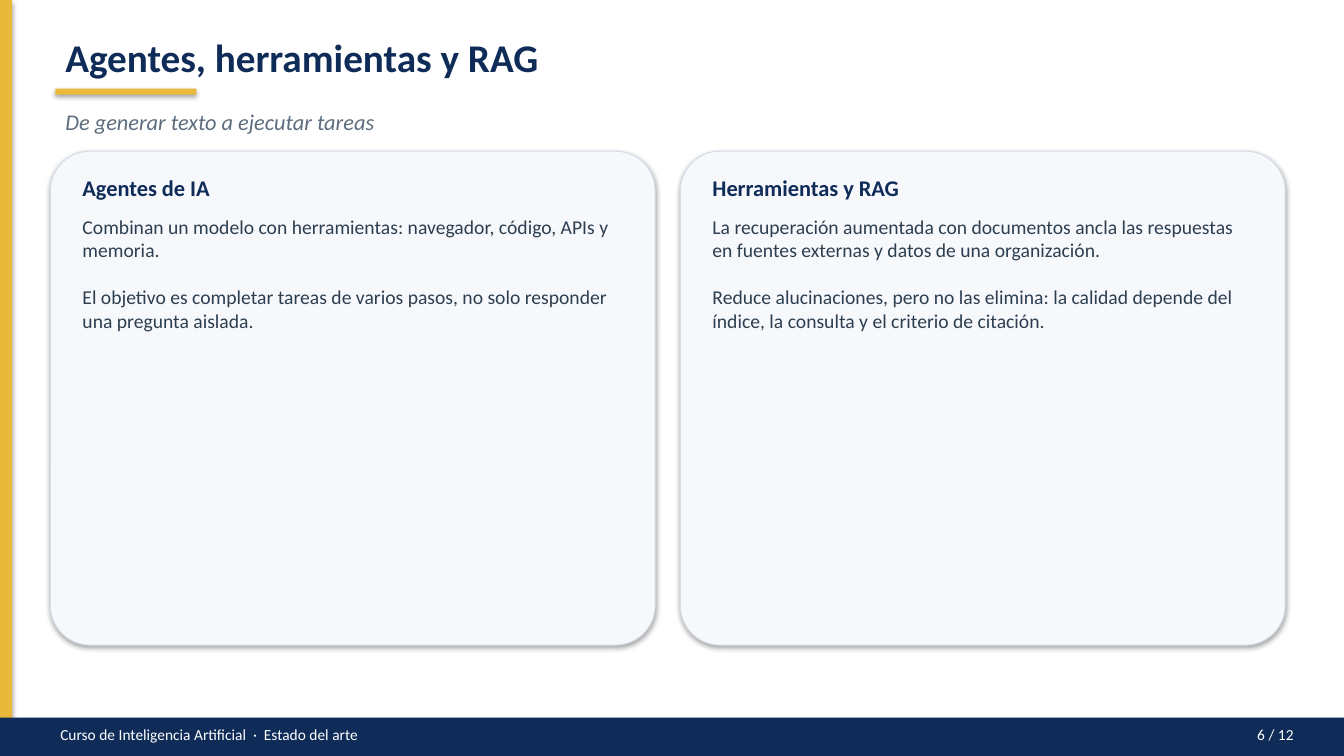
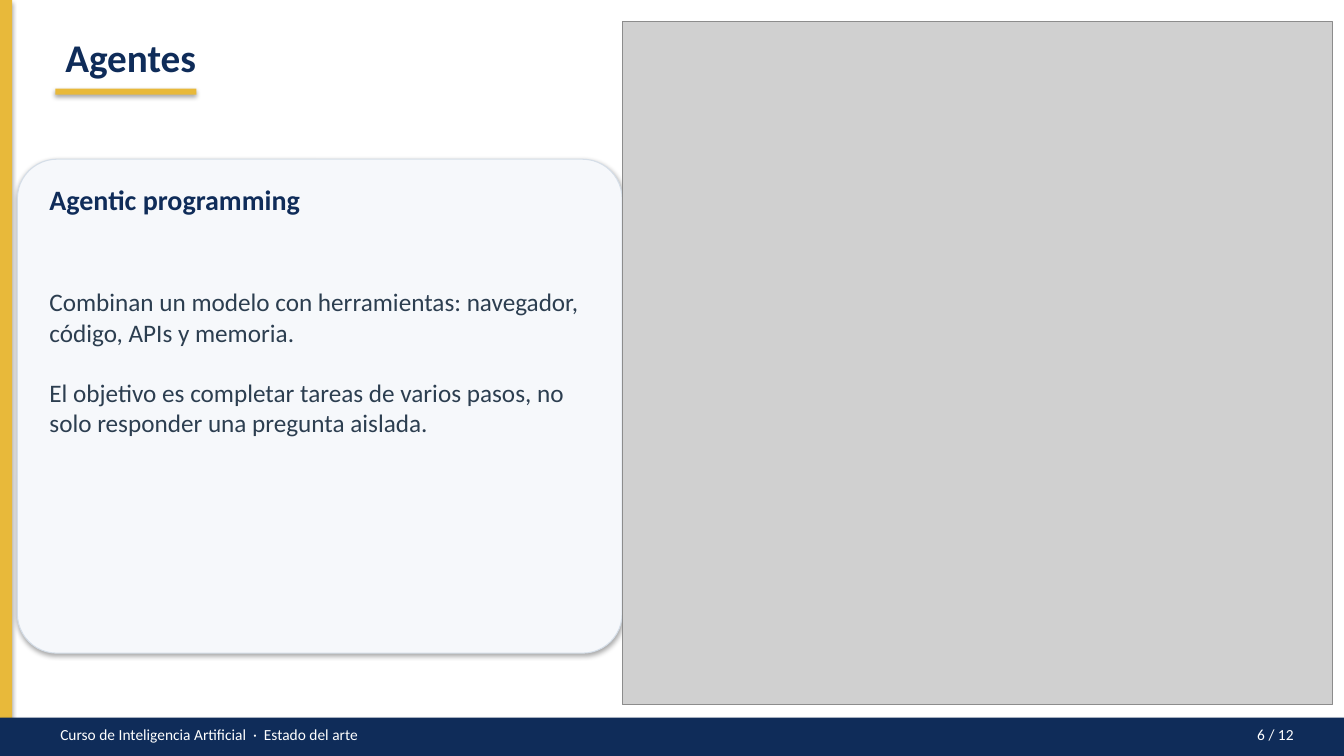
Before and after one commit to S-Shino-S/Inteligencia_Artificial-VictorUc, a slide deck: slide 5 of Conceptos Básicos de IA/PPTXs/estado-del-arte.pptx. Drawn at 1344x756 pixels with LibreOffice and Linux fonts; fonts in the diff are those of the drawing; grey boxes stand for pictures. Boxes give left, top, right and bottom in pixels: in the first picture for what was removed or moved away, otherwise in the second. Text is boxed around its words. In the diff, an @@ line names an element or a change of style, - is before the commit and + after.

```diff
--- a/Conceptos Básicos de IA/PPTXs/estado-del-arte.pptx
+++ b/Conceptos Básicos de IA/PPTXs/estado-del-arte.pptx
@@ picture added at (622, 21, 1333, 705) @@
@@ text at (65, 46, 196, 79): text changed @@
-Agentes, herramientas y RAG
+Agentes
@@ text removed at (65, 114, 374, 134) @@
-De generar texto a ejecutar tareas
@@ rounded rectangle: place and size @@
-rounded rectangle at (50, 151, 655, 645)
+rounded rectangle at (17, 159, 622, 653)
@@ rounded rectangle removed at (681, 151, 1286, 645) @@
@@ text at (49, 190, 300, 215): text changed; size 16 to 20 pt @@
-Agentes de IA
+Agentic programming
@@ text removed at (712, 180, 899, 200) @@
-Herramientas y RAG
@@ text removed at (712, 220, 1233, 331) @@
-La recuperación aumentada con documentos ancla las respuestas en fuentes externas y datos de una organización.
-Reduce alucinaciones, pero no las elimina: la calidad depende del índice, la consulta y el criterio de citación.
@@ text "Combinan un modelo con herramientas: ...": place and size @@
-text "Combinan un modelo con herramientas: ..." at (82, 220, 608, 332)
+text "Combinan un modelo con herramientas: ..." at (49, 293, 578, 437)
@@ text "Combinan un modelo con herramientas: ..." at (49, 293, 578, 437): size 14 to 18 pt @@
```
Also in this commit, not shown: 6 other slides changed, 2 slides added, 2 slides removed, 1 other file.
